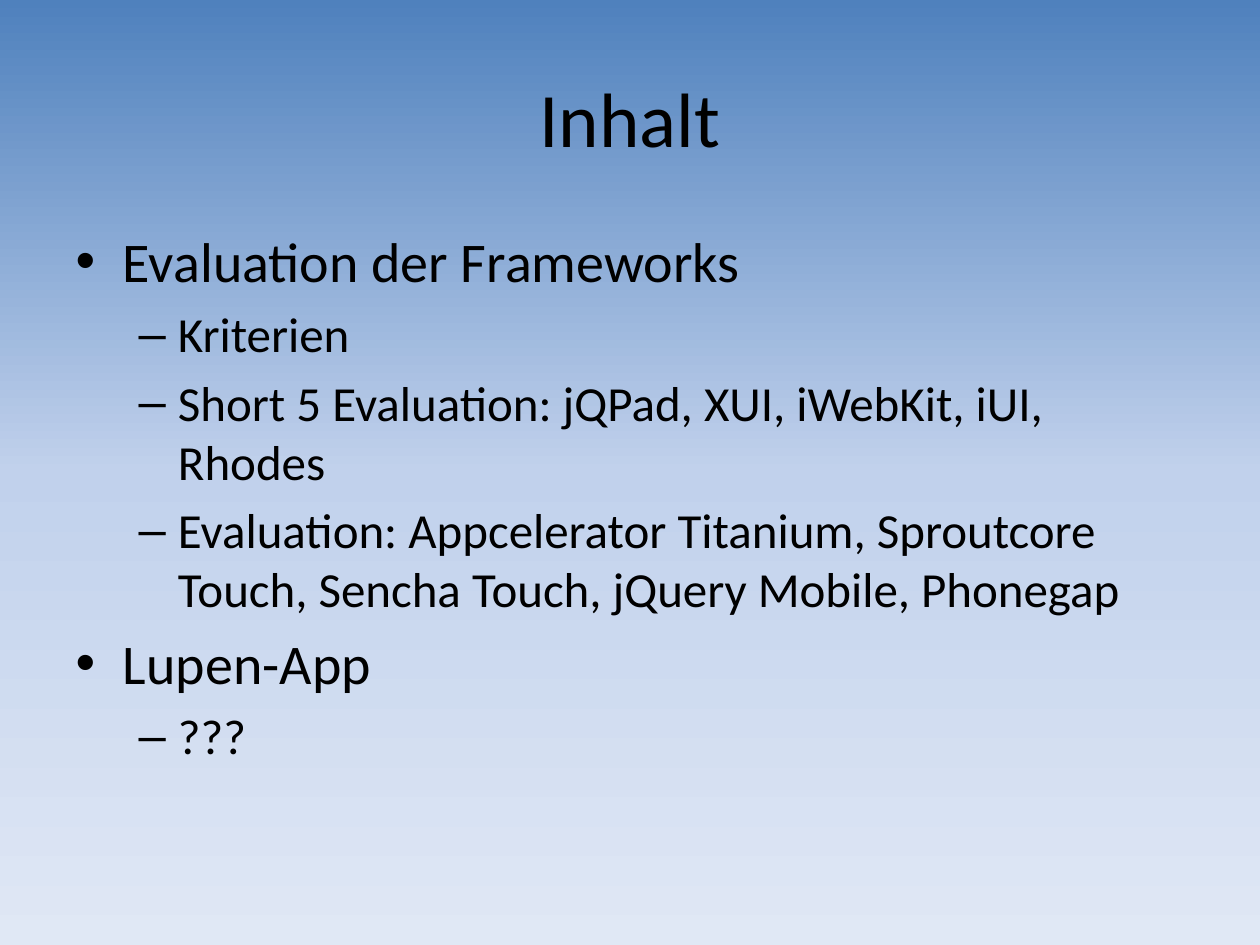
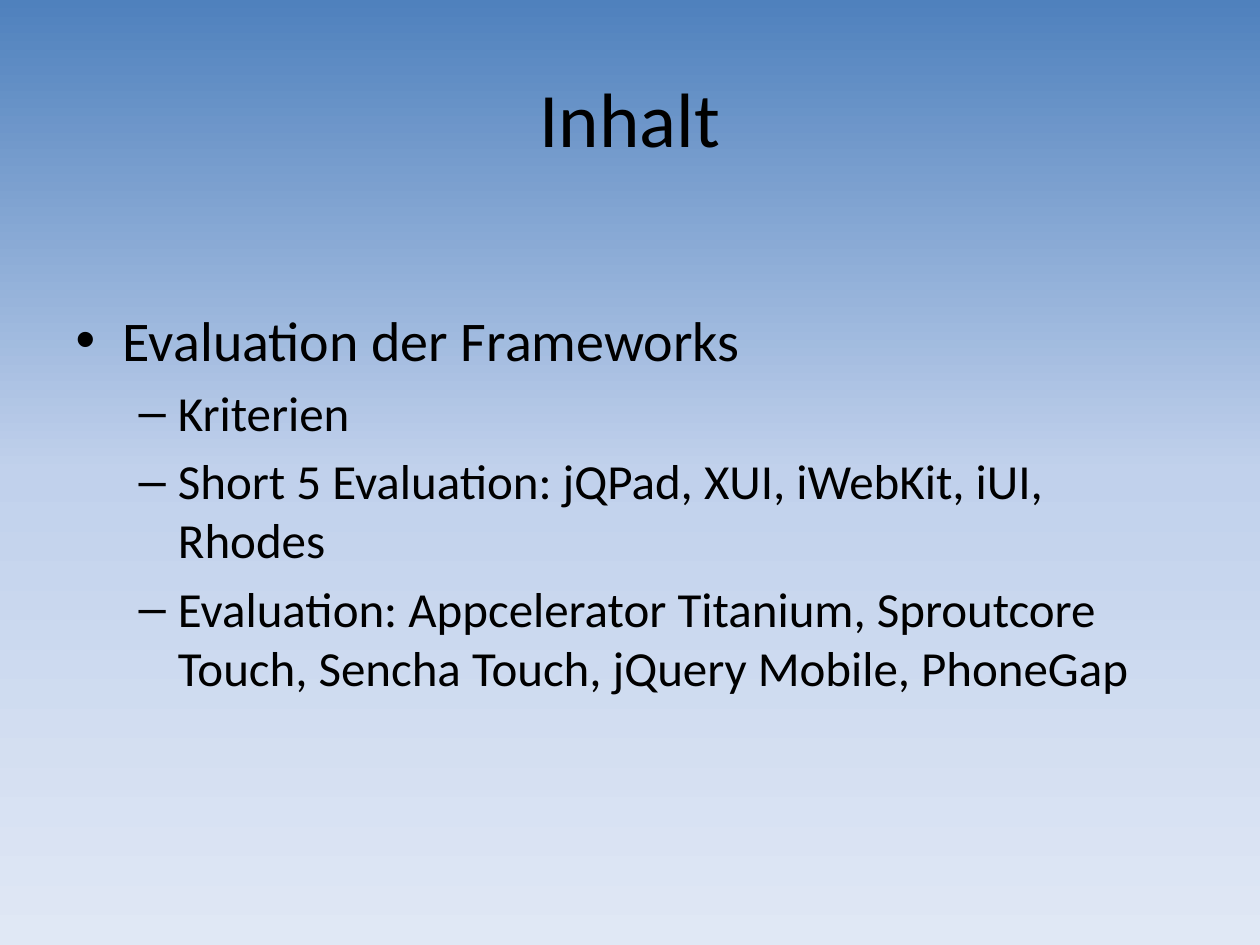
Before and after one commit to mtwords/hand-held, a slide deck: slide 2 of Documents/10_Frameworks_Presentation.pptx. Drawn at 1260x945 pixels with LibreOffice and Linux fonts; fonts in the diff are those of the drawing. Boxes give left, top, right and bottom in pixels: in the first picture for what was removed or moved away, otherwise in the second. Text is boxed around its words. In the diff, an @@ line names an element or a change of style, - is before the commit and + after.

```diff
--- a/Documents/10_Frameworks_Presentation.pptx
+++ b/Documents/10_Frameworks_Presentation.pptx
@@ text at bbox=[178, 593, 1128, 695]: text changed @@
-  – Evaluation: Appcelerator Titanium, Sproutcore Touch, Sencha Touch, jQuery Mobile, Phonegap
-• Lupen-App
-  – ???
+  – Evaluation: Appcelerator Titanium, Sproutcore Touch, Sencha Touch, jQuery Mobile, PhoneGap
```
Also in this commit, not shown: 6 other slides changed, 13 slides added, 1 slide removed.
